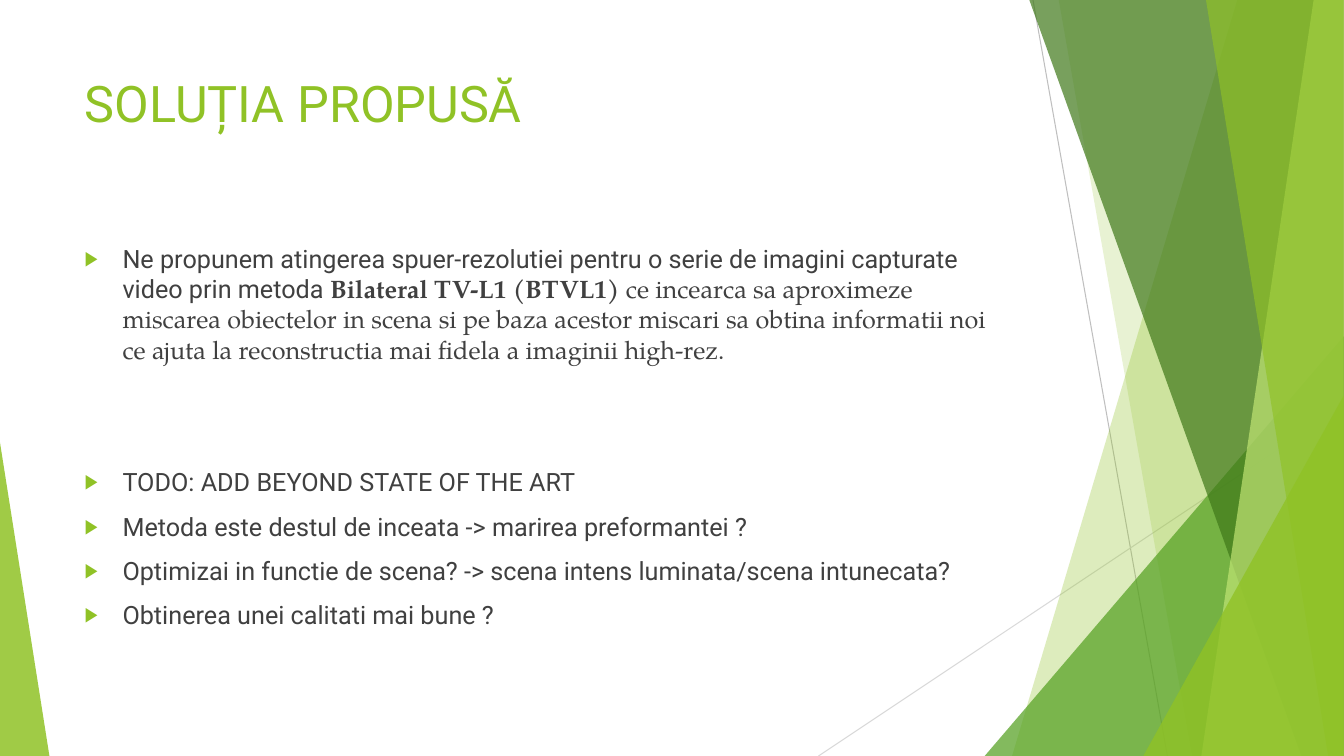
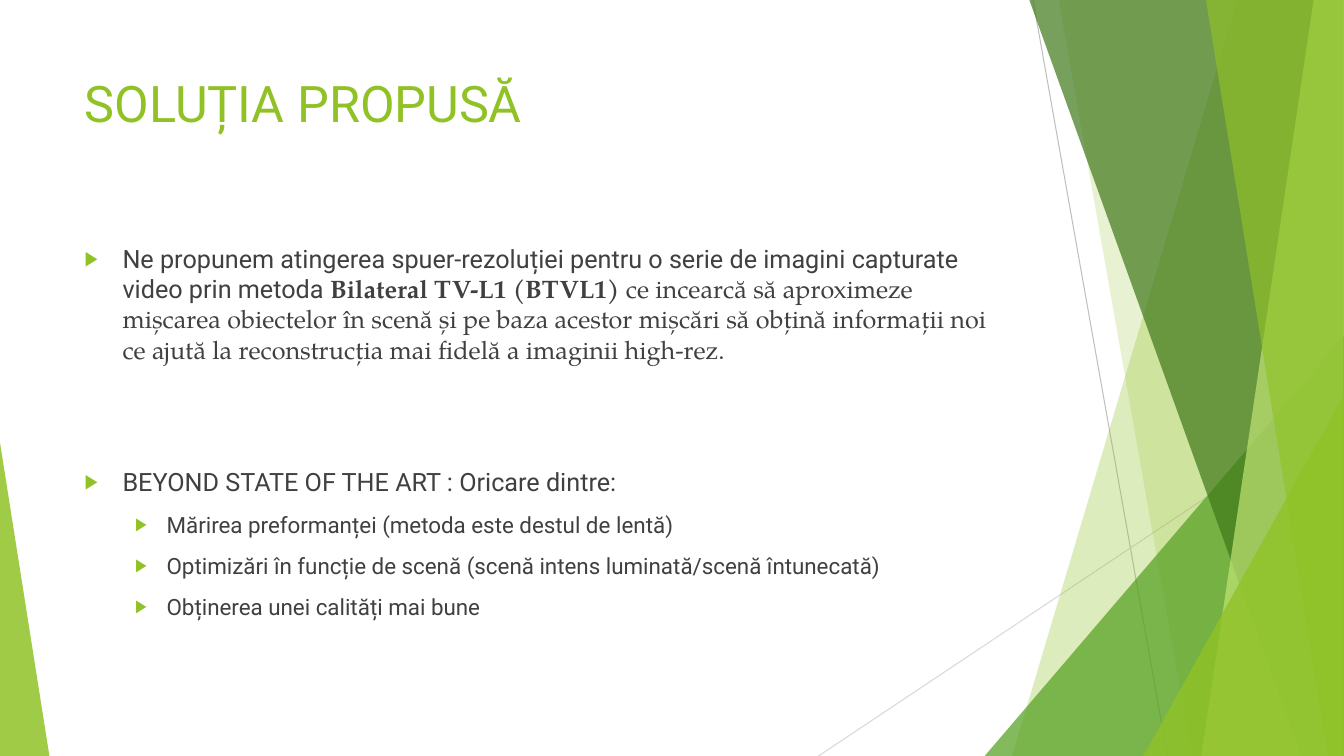
Before and after one commit to DragoshAndrei/SuperResolution_ACI, a slide deck: slide 7 of SUPER RESOLUTION A SPATIAL SUBPIXEL INTERPOLATION TECHNIQUE_sprint_1.pptx. Drawn at 1344x756 pixels with LibreOffice and Linux fonts; fonts in the diff are those of the drawing. Boxes give left, top, right and bottom in pixels: in the first picture for what was removed or moved away, otherwise in the second. Text is boxed around its words. In the diff, an @@ line names an element or a change of style, - is before the commit and + after.

```diff
--- a/SUPER RESOLUTION A SPATIAL SUBPIXEL INTERPOLATION TECHNIQUE_sprint_1.pptx
+++ b/SUPER RESOLUTION A SPATIAL SUBPIXEL INTERPOLATION TECHNIQUE_sprint_1.pptx
@@ text at <box>123,249,986,621</box>: text changed @@
-▶ Ne propunem atingerea spuer-rezolutiei pentru o serie de imagini capturate video prin metoda Bilateral TV-L1 (BTVL1) ce incearca sa aproximeze miscarea obiectelor in scena si pe baza acestor miscari sa obtina informatii noi ce ajuta la reconstructia mai fidela a imaginii high-rez.
-▶ TODO: ADD BEYOND STATE OF THE ART
-▶ Metoda este destul de inceata -> marirea preformantei ?
-▶ Optimizai in functie de scena? -> scena intens luminata/scena intunecata?
-▶ Obtinerea unei calitati mai bune ?
+▶ Ne propunem atingerea spuer-rezoluției pentru o serie de imagini capturate video prin metoda Bilateral TV-L1 (BTVL1) ce incearcă să aproximeze mișcarea obiectelor în scenă și pe baza acestor mișcări să obțină informații noi ce ajută la reconstrucția mai fidelă a imaginii high-rez.
+▶ BEYOND STATE OF THE ART : Oricare dintre:
+  ▶ Mărirea preformanței (metoda este destul de lentă)
+  ▶ Optimizări în funcție de scenă (scenă intens luminată/scenă întunecată)
+  ▶ Obținerea unei calități mai bune
```
Also in this commit, not shown: 3 other slides changed, 1 other file.
